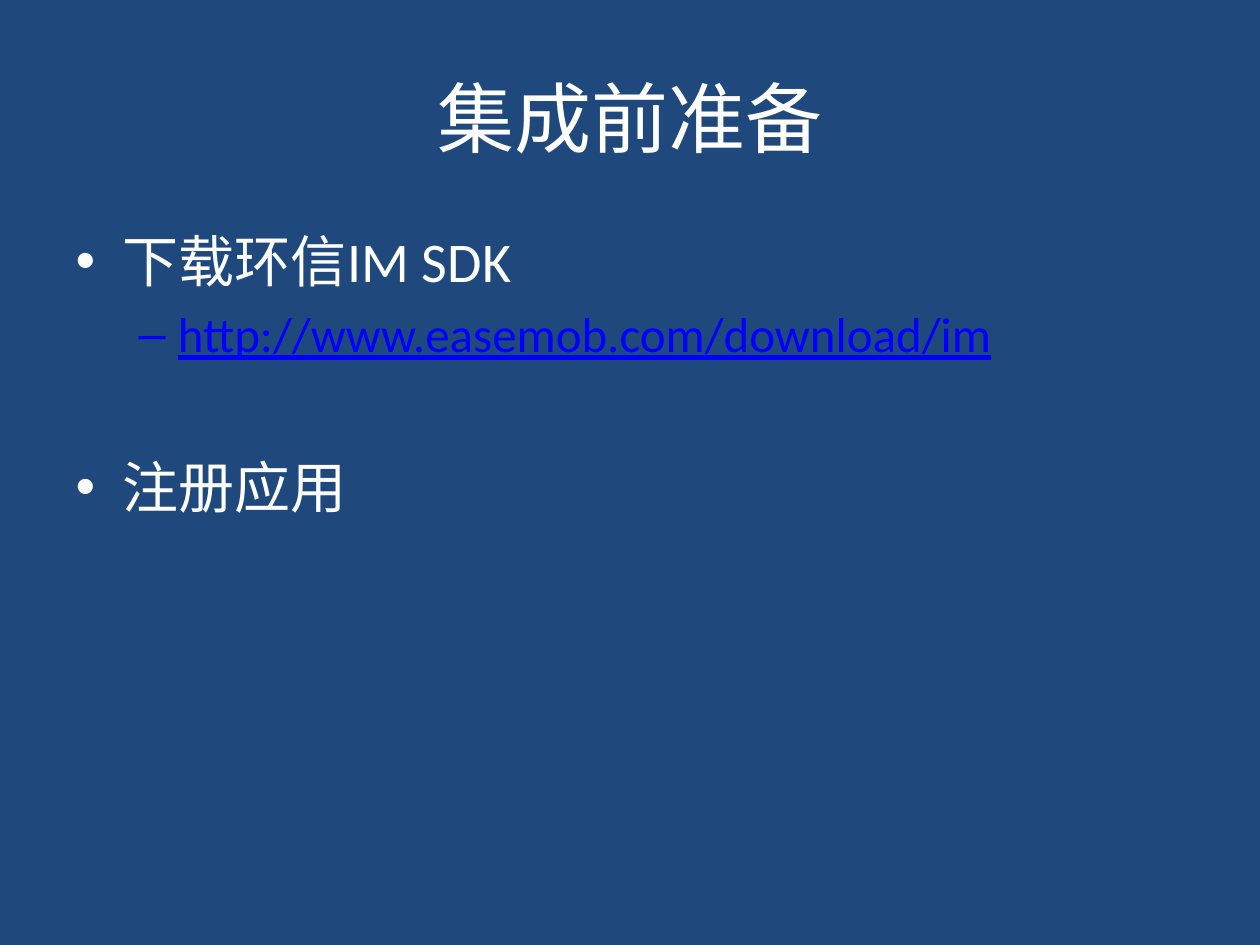
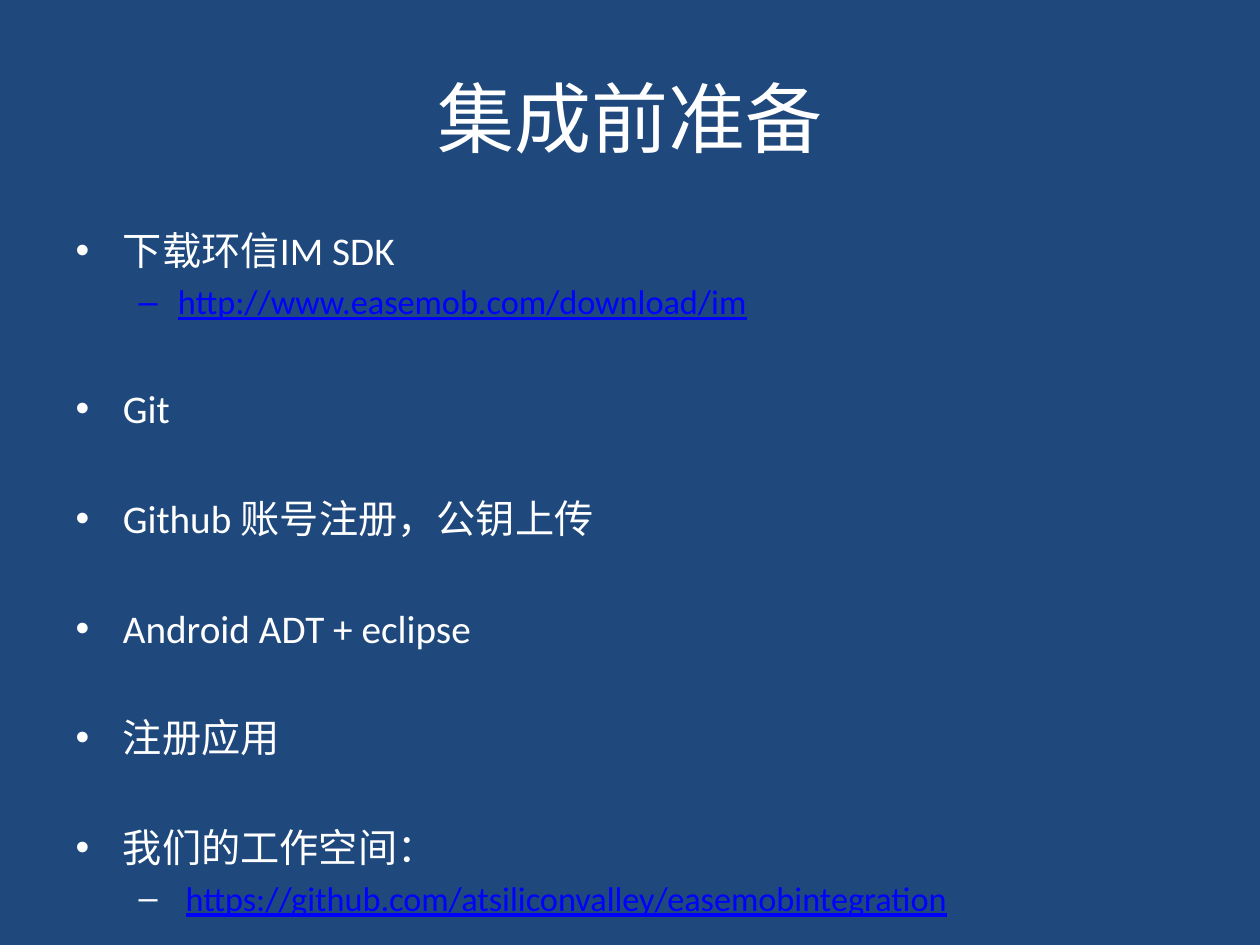
Before and after one commit to youniworld/easemobintegration, a slide deck: slide 4 of easemob_sdk_integration.pptx (slide 3 before the commit). Drawn at 1260x945 pixels with LibreOffice and Linux fonts; fonts in the diff are those of the drawing. Boxes give left, top, right and bottom in pixels: in the first picture for what was removed or moved away, otherwise in the second. Text is boxed around its words. In the diff, an @@ line names an element or a change of style, - is before the commit and + after.

Commit message:
update ppt

```diff
--- a/easemob_sdk_integration.pptx
+++ b/easemob_sdk_integration.pptx
@@ text "下载环信IM SDK": place and size @@
-text "下载环信IM SDK" at [123,235,991,513]
+text "下载环信IM SDK" at [63,220,1197,844]
@@ text "下载环信IM SDK" at [63,220,1197,844]: outline none to #1F497D 0.75 pt @@
@@ text at [123,232,746,755]: size 32 to 22.4 pt in "下载环信IM SDK", "注册应用"; size 28 to 19.6 pt in "http://www.easemob.com/download/im"; less space between paragraphs @@
@@ text at [123,396,594,650]: paragraphs added @@
+• Git
+• Github 账号注册，公钥上传
+• Android ADT + eclipse
@@ text at [123,829,947,917]: paragraphs added @@
+• 我们的工作空间：
+  – https://github.com/atsiliconvalley/easemobintegration
```
Also in this commit, not shown: 7 other slides changed, 26 slides added, 2 slides removed.
